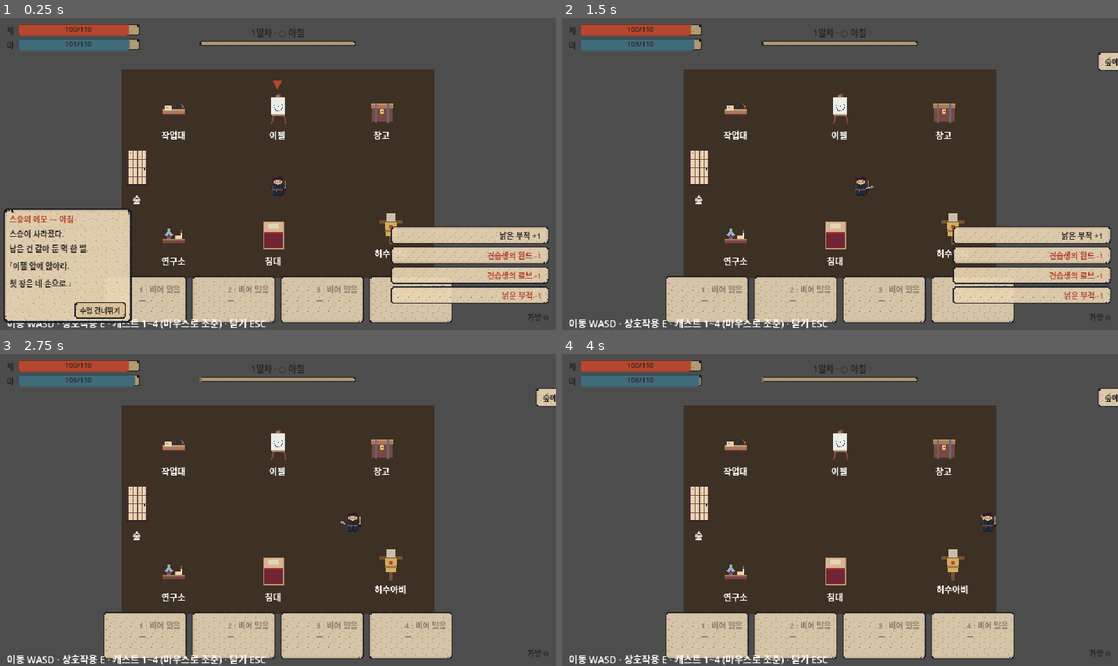
Above: before the commit, frames 1-4 (two rows, left to right).
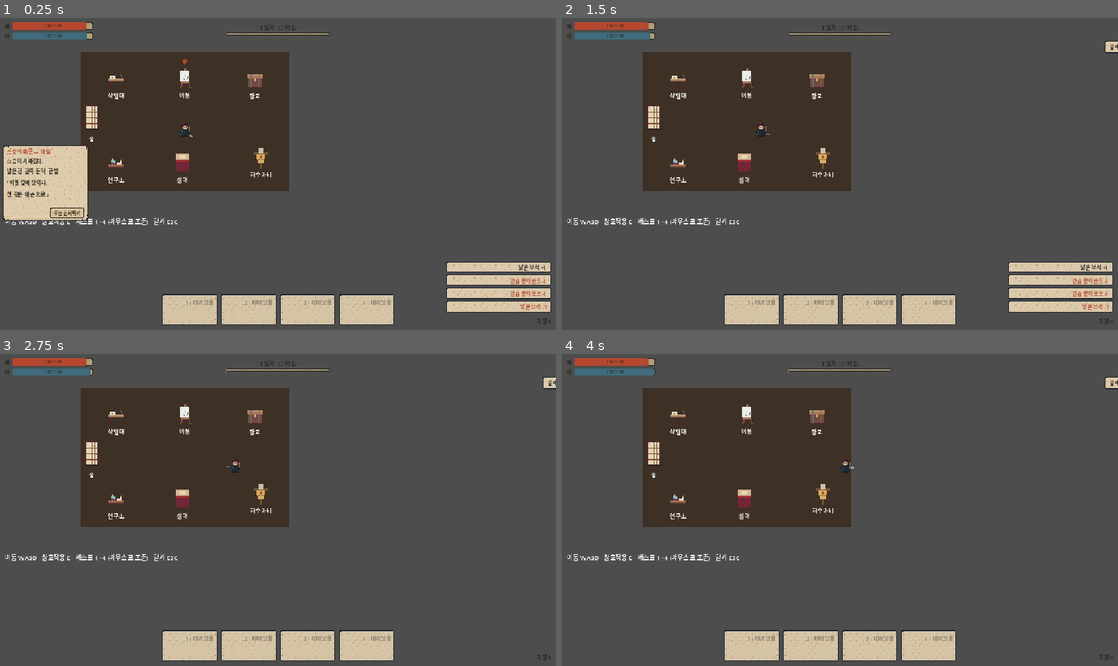
Above: after the commit, the same moments.

Repository: djgnfj-svg/tockbon
Game: Godot game, scene res://src/core/main.tscn
The game is run twice, just before and just after one commit, with the same random seed, the same clock (stepped at 60 frames per second) and the same inputs.
Inputs (mouse positions are in pixels of both pictures, inside the frame that each line leads up to):
- Up to frame 1 (0.25 s): no input
- Up to frame 2 (1.5 s): click "수업 건너뛰기" at 0.5 s; tap Enter at 1.25 s; move the mouse to (962, 158) at 1.27 s; press the mouse at (962, 158) at 1.28 s; hold D (move_right) from 1.28 s (still down)
- Up to frame 3 (2.75 s): release D (move_right) at 2 s; release the mouse at (400, 494) at 2 s; drag from (166, 525) to (172, 447) at 2.02 s
- Up to frame 4 (4 s): tap Space (dash) at 2.75 s; move the mouse to (895, 441) at 2.77 s; hold D (move_right) 2.78-3.5 s; hold Space (dash) 2.78-3.5 s; drag from (812, 572) to (945, 447) at 3.52 s

The runs differ from the first frame. In frame 1, 56% of the frame differs, in the area x 0-100%, y 1-100%; in frame 2, 46%; in frame 3, 42%; in frame 4, 42%.

Commit message:
feat(playground): 최소 이동 씬 + 전체화면 화면 채움
과하게 커진 시스템(거점·적·보스·탁본·경제·HUD)과 분리해, 정해진 것
「움직임 + 마법 그리기」만 얹을 깨끗한 출발점을 새로 만든다.

- src/playground/playground.tscn: 바닥·기준물 4개·WASD 플레이어(추적 카메라)
- src/playground/simple_player.gd: Input.get_vector 이동 7줄, 그 외 전부 제거
- project.godot: stretch aspect keep→expand, scale_mode integer 해제
  (전체화면 검은 테두리 제거 — 모니터 비율대로 꽉 채움)

Co-Authored-By: Claude Opus 4.8 (1M context) <noreply@anthropic.com>
Claude-Session: https://claude.ai/code/session_01SWyySeiu9ahBzdCC7bT2qV

Diff:
--- a/project.godot
+++ b/project.godot
@@ -25,12 +25,12 @@
 
 [display]
 
-window/size/viewport_width=640
-window/size/viewport_height=360
-window/size/window_width_override=1280
-window/size/window_height_override=720
+window/size/viewport_width=960
+window/size/viewport_height=540
+window/size/window_width_override=1920
+window/size/window_height_override=1080
 window/stretch/mode="canvas_items"
-window/stretch/scale_mode="integer"
+window/stretch/aspect="expand"
 
 [editor_plugins]
 
--- /dev/null
+++ b/src/playground/playground.tscn
@@ -0,0 +1,47 @@
+[gd_scene load_steps=3 format=3 uid="uid://c0playground01"]
+
+[ext_resource type="Script" path="res://src/playground/simple_player.gd" id="1_player"]
+
+[sub_resource type="CircleShape2D" id="CircleShape2D_1"]
+radius = 10.0
+
+[node name="Playground" type="Node2D"]
+
+[node name="Ground" type="ColorRect" parent="."]
+offset_left = -960.0
+offset_top = -540.0
+offset_right = 960.0
+offset_bottom = 540.0
+color = Color(0.22, 0.28, 0.2, 1)
+
+[node name="Post1" type="Polygon2D" parent="."]
+position = Vector2(-200, -120)
+color = Color(0.35, 0.42, 0.3, 1)
+polygon = PackedVector2Array(-20, -20, 20, -20, 20, 20, -20, 20)
+
+[node name="Post2" type="Polygon2D" parent="."]
+position = Vector2(220, -160)
+color = Color(0.35, 0.42, 0.3, 1)
+polygon = PackedVector2Array(-20, -20, 20, -20, 20, 20, -20, 20)
+
+[node name="Post3" type="Polygon2D" parent="."]
+position = Vector2(-260, 180)
+color = Color(0.35, 0.42, 0.3, 1)
+polygon = PackedVector2Array(-20, -20, 20, -20, 20, 20, -20, 20)
+
+[node name="Post4" type="Polygon2D" parent="."]
+position = Vector2(260, 200)
+color = Color(0.35, 0.42, 0.3, 1)
+polygon = PackedVector2Array(-20, -20, 20, -20, 20, 20, -20, 20)
+
+[node name="Player" type="CharacterBody2D" parent="."]
+script = ExtResource("1_player")
+
+[node name="Body" type="Polygon2D" parent="Player"]
+color = Color(0.9, 0.85, 0.75, 1)
+polygon = PackedVector2Array(-10, -10, 10, -10, 10, 10, -10, 10)
+
+[node name="Collision" type="CollisionShape2D" parent="Player"]
+shape = SubResource("CircleShape2D_1")
+
+[node name="Camera2D" type="Camera2D" parent="Player"]
--- /dev/null
+++ b/src/playground/simple_player.gd
@@ -0,0 +1,10 @@
+extends CharacterBody2D
+## 최소 플레이어 — WASD로만 움직인다. 그게 전부.
+## 과한 것(대시·공격·캐스트·애니·HP) 없음. 움직임 감각을 먼저 정한다.
+
+@export var speed: float = 120.0
+
+func _physics_process(_delta: float) -> void:
+	var dir := Input.get_vector("move_left", "move_right", "move_up", "move_down")
+	velocity = dir * speed
+	move_and_slide()
Not shown, added: src/playground/simple_player.gd.uid
